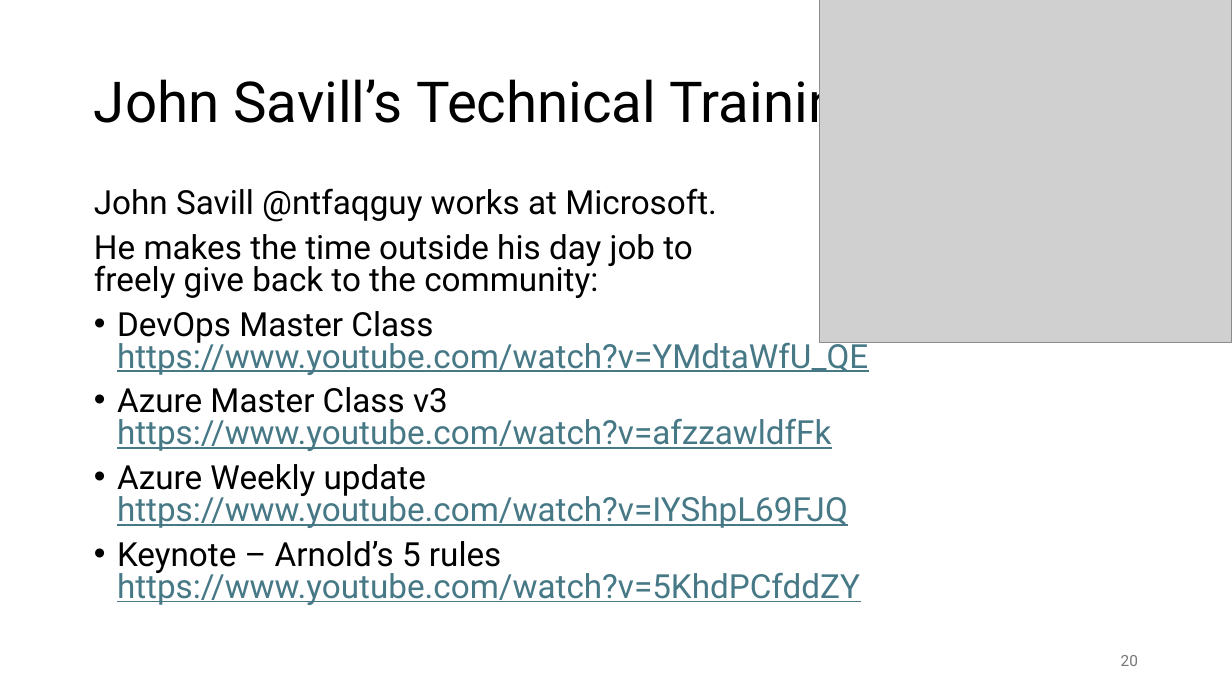
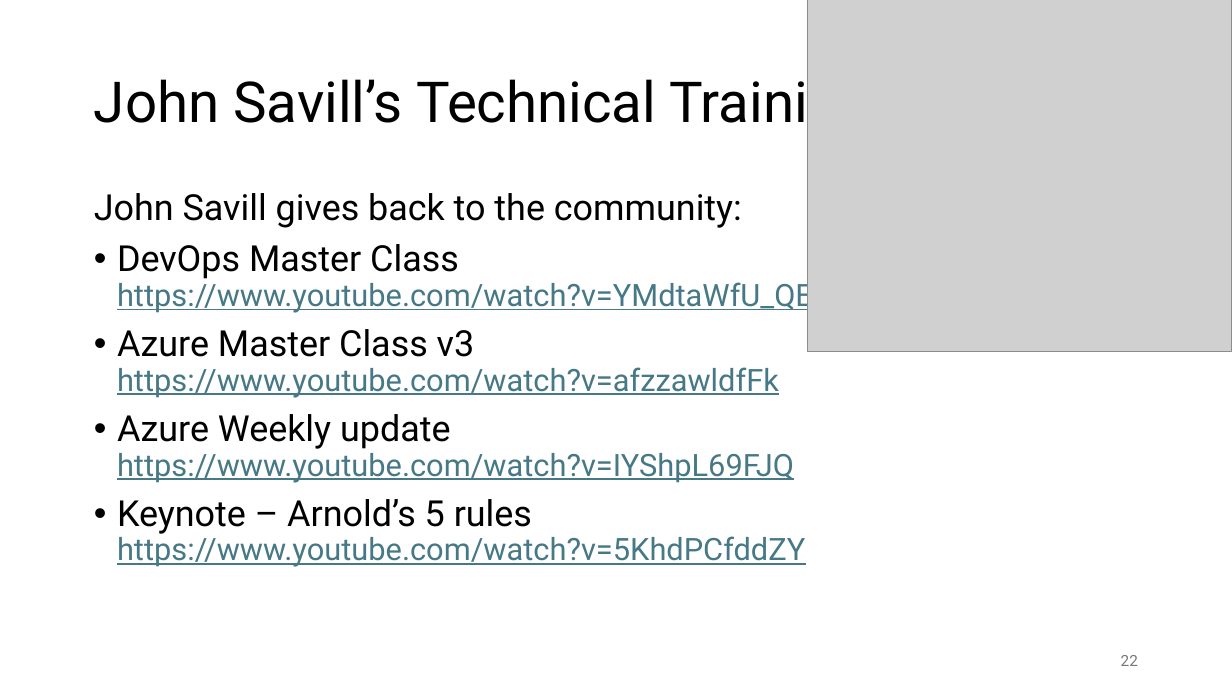
Before and after one commit to dan-pi/presentations, a slide deck: slide 22 of Dan’s Certification Journey - Part 1.pptx (slide 20 before the commit). Drawn at 1232x693 pixels with LibreOffice and Linux fonts; fonts in the diff are those of the drawing; grey boxes stand for pictures. Boxes give left, top, right and bottom in pixels: in the first picture for what was removed or moved away, otherwise in the second. Text is boxed around its words. In the diff, an @@ line names an element or a change of style, - is before the commit and + after.

```diff
--- a/Dan’s Certification Journey - Part 1.pptx
+++ b/Dan’s Certification Journey - Part 1.pptx
@@ picture: place and size @@
-picture at [819,0,1232,342]
+picture at [808,0,1232,351]
@@ text at [94,193,742,228]: text changed; size 25.9 to 28 pt @@
-John Savill @ntfaqguy works at Microsoft.
-He makes the time outside his day job to
-freely give back to the community:
+John Savill gives back to the community:
@@ text at [117,244,813,567]: size 25.9 to 28 pt in "DevOps Master Class", "Azure Master Class v3", "Azure Weekly update", "Keynote – Arnold’s 5 rules"; size 25.9 to 24 pt in "https://www.youtube.com/watch?v=YMdtaWfU_QE", "https://www.youtube.com/watch?v=afzzawldfFk", "https://www.youtube.com/watch?v=IYShpL69FJQ", "https://www.youtube.com/watch?v=5KhdPCfddZY"; line spacing 0.8 to 0.9 @@
@@ page number at [1121,655,1138,666]: text changed @@
-20
+22
```
Also in this commit, not shown: 2 other slides changed, 2 slides added, 2 slides removed.
